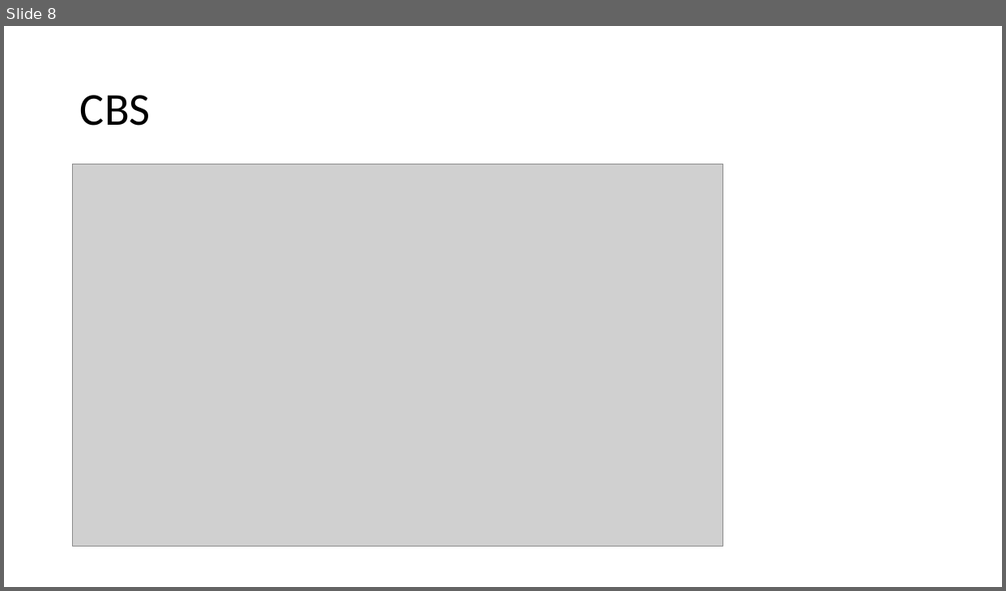
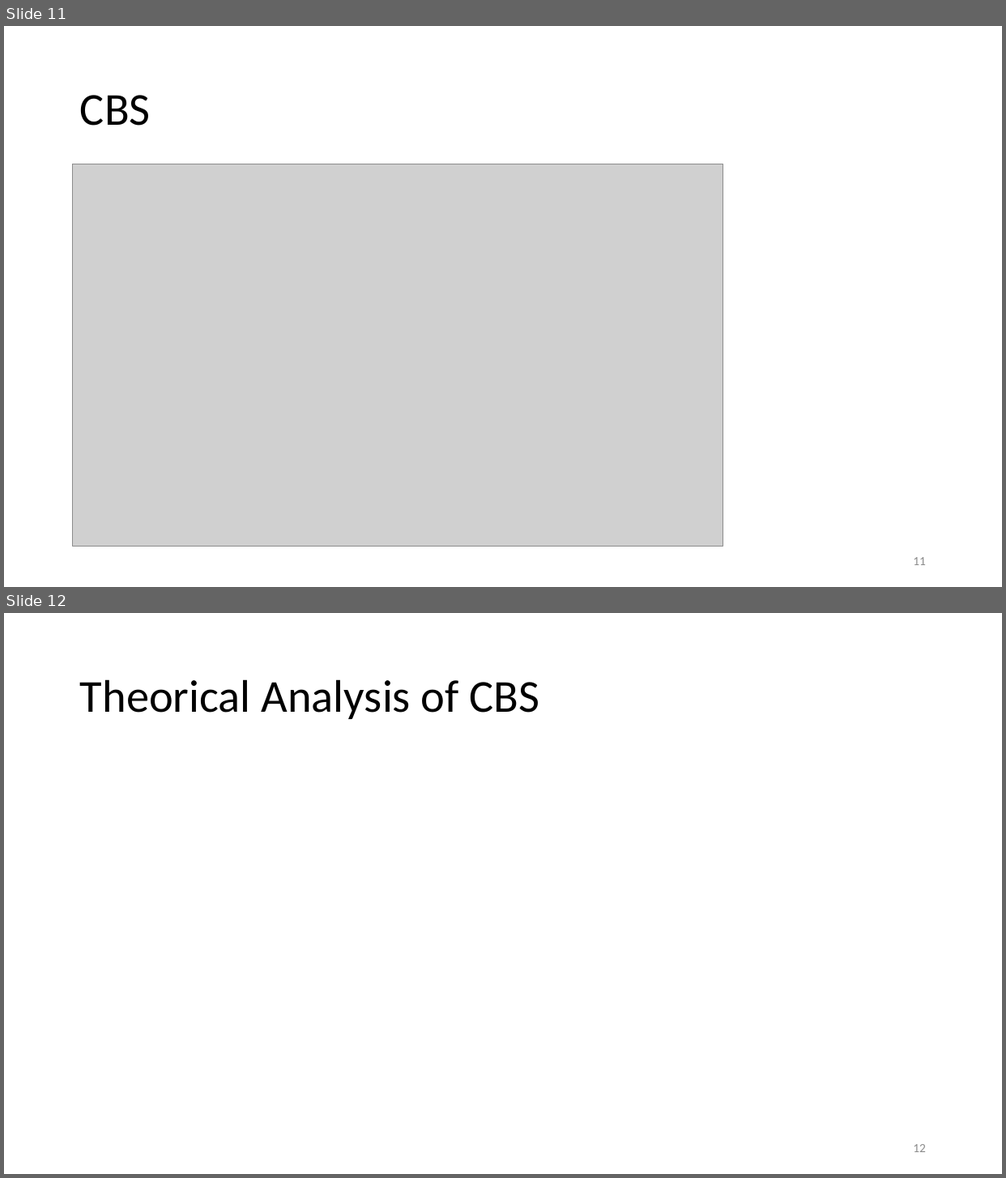
Before and after one commit to DemirDorukDilek/CBS, a slide deck: dahahilipls.pptx. Shown one above the other, each under a label of ours: slide 8 before the commit, slides 11 and 12 after it. The pictures are 1006x591 and 1006x1178 pixels, drawn with LibreOffice and Linux fonts; fonts in the diff are those of the drawing; grey boxes stand for pictures. Boxes give left, top, right and bottom in pixels: in the first picture for what was removed or moved away, otherwise in the second. Text is boxed around its words. In the diff, an @@ line names an element or a change of style, - is before the commit and + after.

```diff
--- a/dahahilipls.pptx
+++ b/dahahilipls.pptx
@@ slide 12 added at bbox=[4, 613, 1002, 1174], background #FFFFFF @@
@@ title added at bbox=[80, 679, 540, 719], 44 pt, text #000000 @@
+Theorical Analysis of CBS
@@ page number added at bbox=[913, 1144, 926, 1152], 12 pt, text #8C8C8C @@
+12
@@ what was slide 8 is now slide 11 @@
@@ slide 11 changed as well @@
@@ page number added at bbox=[913, 557, 926, 565], 12 pt, text #8C8C8C @@
+11
```
Also in this commit, not shown: 9 other slides changed, 7 other slides added, 3 slides removed, 1 other file.
